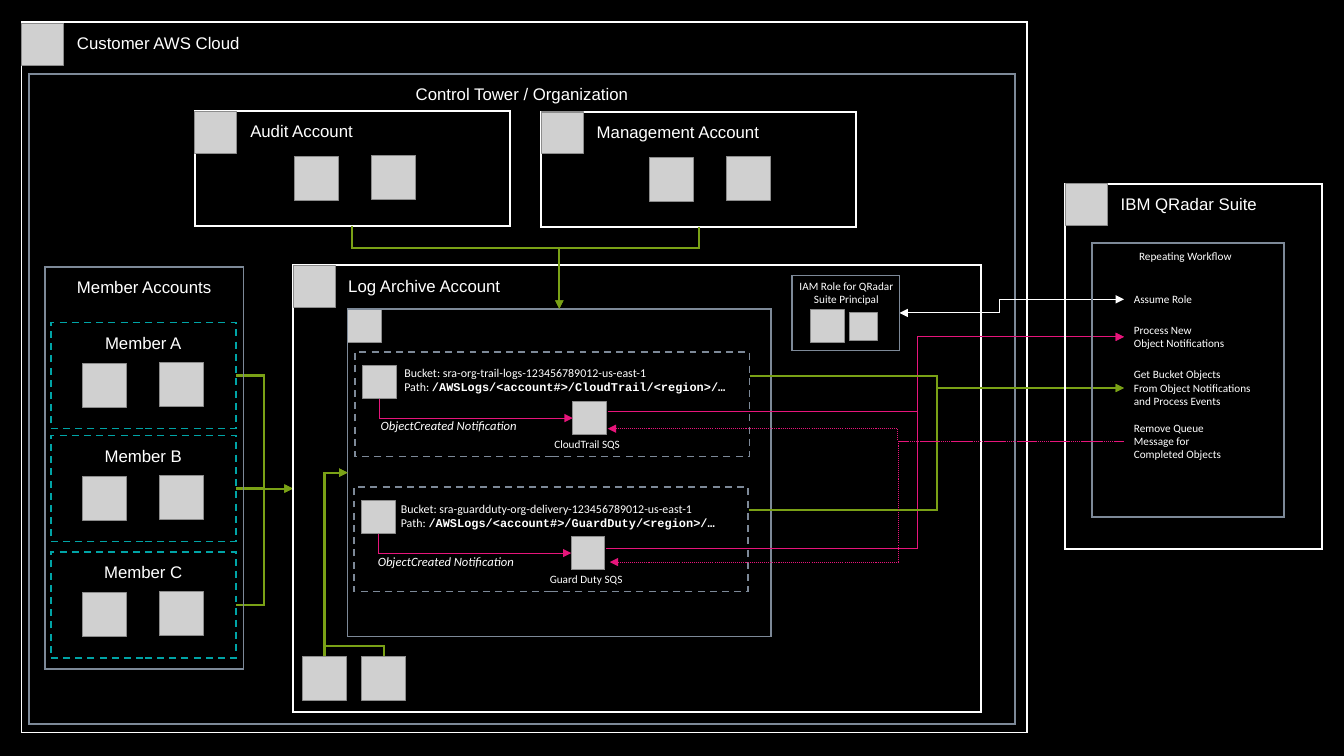
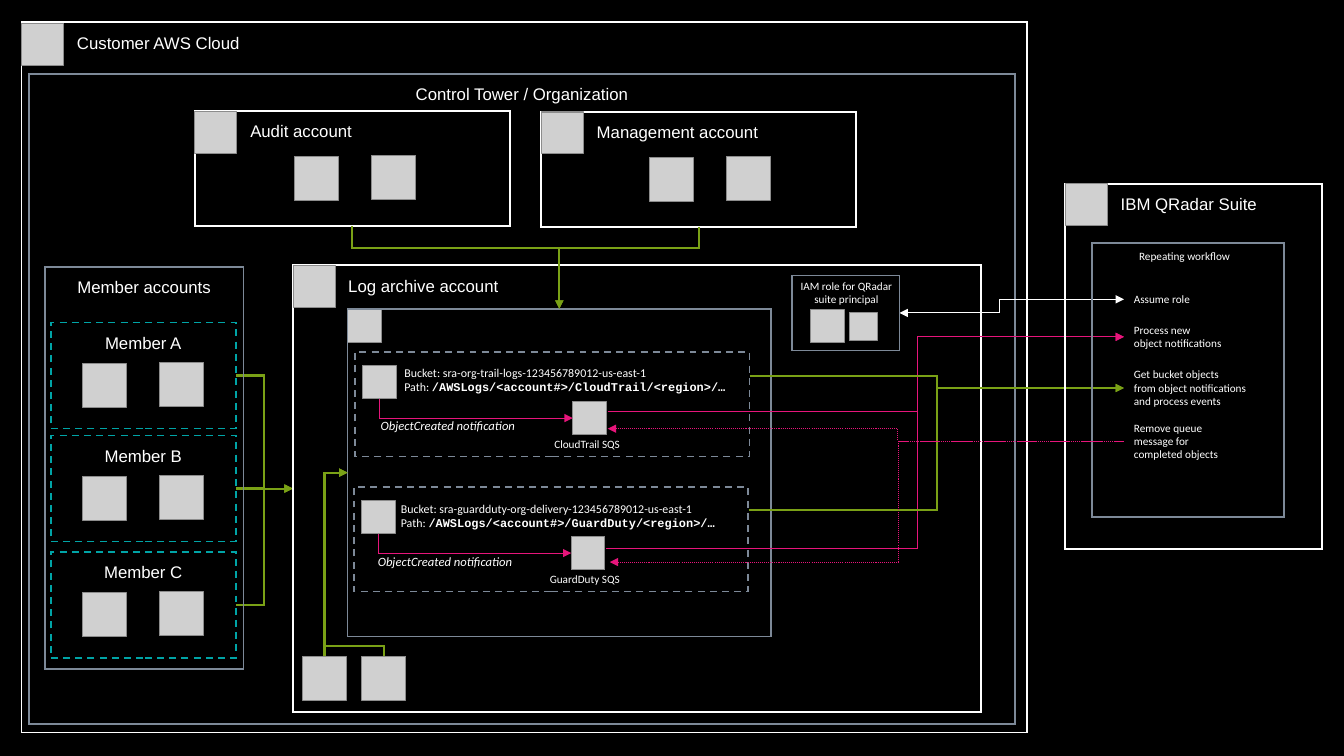
Before and after one commit to aws-ia/cfn-abi-ibmsecurity-qradar, a slide deck: slide 1 of guide/content/images/architecture.pptx. Drawn at 1344x756 pixels with LibreOffice and Linux fonts; fonts in the diff are those of the drawing; grey boxes stand for pictures. Boxes give left, top, right and bottom in pixels: in the first picture for what was removed or moved away, otherwise in the second. Text is boxed around its words. In the diff, an @@ line names an element or a change of style, - is before the commit and + after.

```diff
--- a/guide/content/images/architecture.pptx
+++ b/guide/content/images/architecture.pptx
@@ text in rectangle at bbox=[250, 125, 352, 137]: text changed @@
-Audit Account
+Audit account
@@ text in rectangle at bbox=[597, 126, 758, 142]: text changed @@
-Management Account
+Management account
@@ text at bbox=[1139, 252, 1230, 262]: text changed @@
-Repeating Workflow
+Repeating workflow
@@ text in rectangle at bbox=[77, 281, 211, 293]: text changed @@
-Member Accounts
+Member accounts
@@ text in rectangle at bbox=[348, 280, 499, 296]: text changed @@
-Log Archive Account
+Log archive account
@@ text at bbox=[801, 282, 892, 305]: text changed @@
-IAM Role for QRadar Suite Principal
+IAM role for QRadar suite principal
@@ text at bbox=[1134, 295, 1190, 303]: text changed @@
-Assume Role
+Assume role
@@ text at bbox=[1134, 326, 1221, 349]: text changed @@
-Process New
-Object Notifications
+Process new
+object notifications
@@ text at bbox=[1134, 370, 1246, 407]: text changed @@
-Get Bucket Objects
-From Object Notifications and Process Events
+Get bucket objects
+from object notifications and process events
@@ text at bbox=[381, 421, 515, 432]: text changed @@
-ObjectCreated Notification
+ObjectCreated notification
@@ text at bbox=[1134, 424, 1218, 460]: text changed @@
-Remove Queue Message for Completed Objects
+Remove queue message for completed objects
@@ text at bbox=[378, 557, 512, 568]: text changed @@
-ObjectCreated Notification
+ObjectCreated notification
@@ text at bbox=[550, 575, 620, 585]: spaces changed @@
-Guard Duty SQS
+GuardDuty SQS
```
Also in this commit, not shown: 15 other files.
